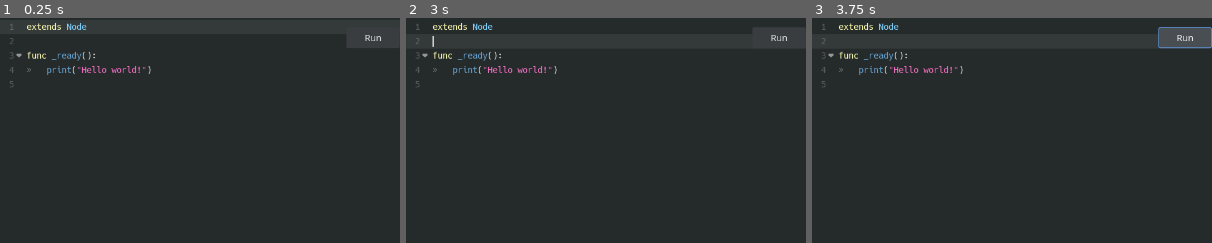
Above: before the commit, frames 1-3 (left to right).
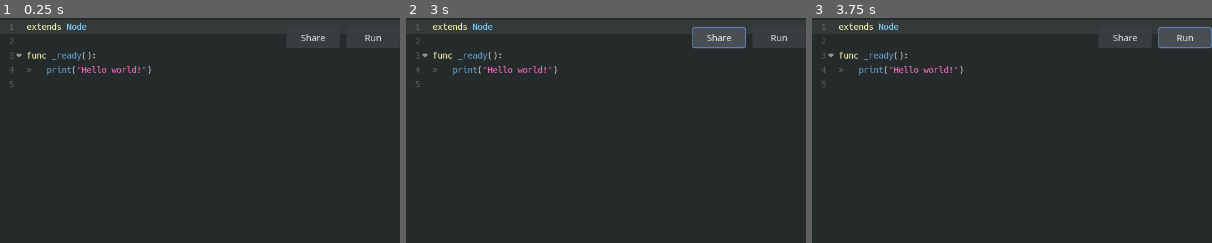
Above: after the commit, the same moments.

Repository: gdscript-online/gdscript-online.github.io
Game: Godot game, scene res://main.tscn
Two runs of this game, one before a commit and one after it. Both use one fixed random seed, a clock stepped at 60 frames per second and the inputs below.
Inputs (mouse positions are % of the whole screen's width and height, from its top left):
- Up to frame 1 (0.25 s): no input
- Up to frame 2 (3 s): click (39, 4) at 0.5 s, where only the run after the commit has a clickable "Share"; click "Run" at 1.25 s; click "Run" at 2 s; click (39, 4) at 2.75 s, where only the run after the commit has a clickable "Share"
- Up to frame 3 (3.75 s): click "Run" at 3.5 s
The pictures show only the part of the screen within x 0-50%, y 0-50%; the shares and areas given below are measured in that part.

The runs differ from the first frame. In frame 1, 0.1% of the frame differs, in the area x 75-82%, y 7-11%; in frame 2, 0.7%, in the area x 6-85%, y 4-14%; in frame 3, less than 0.1%.

Commit message:
Add a Share button (#9)

Diff:
--- a/main.tscn
+++ b/main.tscn
@@ -18,9 +18,6 @@
 anchor_bottom = 1.0
 theme = ExtResource( 4 )
 script = ExtResource( 5 )
-__meta__ = {
-"_edit_use_anchors_": false
-}
 
 [node name="HSplitContainer" type="HSplitContainer" parent="."]
 anchor_right = 1.0
@@ -71,9 +68,20 @@
 hint_tooltip = "Shortcut: Ctrl + Enter"
 text = "Run"
 script = ExtResource( 3 )
-__meta__ = {
-"_edit_use_anchors_": false
-}
+
+[node name="ShareButton" type="Button" parent="HSplitContainer/VBoxContainer/ScriptEditor"]
+anchor_left = 1.0
+anchor_right = 1.0
+margin_left = -196.0
+margin_top = 15.0
+margin_right = -111.0
+margin_bottom = 48.0
+grow_horizontal = 0
+hint_tooltip = "Shortcut: Ctrl + Enter"
+text = "Share"
+
+[node name="CopiedTimer" type="Timer" parent="HSplitContainer/VBoxContainer/ScriptEditor"]
+one_shot = true
 
 [node name="OutputPanel" type="PanelContainer" parent="HSplitContainer"]
 margin_left = 668.0
@@ -114,4 +122,7 @@
 "_edit_use_anchors_": false
 }
 
+[connection signal="text_changed" from="HSplitContainer/VBoxContainer/ScriptEditor" to="HSplitContainer/VBoxContainer/ScriptEditor" method="_on_ScriptEditor_text_changed"]
 [connection signal="pressed" from="HSplitContainer/VBoxContainer/ScriptEditor/RunButton" to="HSplitContainer/VBoxContainer/ScriptEditor" method="_run_button_pressed"]
+[connection signal="pressed" from="HSplitContainer/VBoxContainer/ScriptEditor/ShareButton" to="HSplitContainer/VBoxContainer/ScriptEditor" method="_on_ShareButton_pressed"]
+[connection signal="timeout" from="HSplitContainer/VBoxContainer/ScriptEditor/CopiedTimer" to="HSplitContainer/VBoxContainer/ScriptEditor" method="_on_CopiedTimer_timeout"]
--- a/script_editor.gd
+++ b/script_editor.gd
@@ -141,6 +141,8 @@
 # The script shim that will be inserted at the end of the user-provided script.
 var script_shim := ""
 
+# JavaScript event callback for 'hashchange'
+var _on_hashchange_callback
 
 func _ready() -> void:
 	# Add in the missing bits of syntax highlighting for GDScript.
@@ -168,6 +170,13 @@
 				end_separator = "" if print_func == "printraw" else "\\n",
 		})
 
+	# Load initial URL hash, if present
+	_try_load_url_hash_text()
+
+	# Subscribe to URL hash changes
+	if OS.has_feature('JavaScript'):
+		_on_hashchange_callback = JavaScript.create_callback(self, "_on_hashchange")
+		JavaScript.get_interface("window").addEventListener("hashchange", _on_hashchange_callback)
 
 func _run_button_pressed() -> void:
 	# Clear the Output panel.
@@ -198,7 +207,6 @@
 		get_tree().get_root().add_child(run_context)
 		# Clean up once the script is done running.
 		run_context.queue_free()
-
 
 func _gui_input(event: InputEvent) -> void:
 	if event.is_action_pressed("toggle_comment"):
@@ -212,3 +220,87 @@
 			else:
 				# Code isn't commented out at the beginning of the line. Comment it.
 				set_line(line, get_line(line).substr(1))
+
+
+func _on_ShareButton_pressed():
+	var newUrl = _set_url_hash_source(text)
+	if newUrl != null:
+		OS.clipboard = newUrl
+		$ShareButton.text = "Copied!"
+		$CopiedTimer.start()
+
+
+func _on_CopiedTimer_timeout():
+	$ShareButton.text = "Share"
+
+func _try_load_url_hash_text():
+	var query_gd = _get_url_hash_source()
+	if query_gd != null:
+		text = query_gd
+
+func _on_hashchange(_event):
+	print("Hash changed")
+	_try_load_url_hash_text()
+
+func _get_url_hash_source():
+	var param = _get_url_hash()
+	if param == null:
+		print("No hash to load")
+		return null
+
+	print("Loading hash: #%s" % param)
+
+	var base64 := _base64url_to_base64(param)
+	var raw := Marshalls.base64_to_raw(base64)
+
+	if raw.size() > 2 && raw[0] == 0x1F && raw[1] == 0x8B:
+		raw = raw.decompress_dynamic(1024 * 1024, File.COMPRESSION_GZIP)
+
+	return raw.get_string_from_utf8()
+
+func _set_url_hash_source(source: String):
+	var uncompressed := source.to_utf8()
+	var compressed := uncompressed.compress(File.COMPRESSION_GZIP)
+	var base64 = null
+
+	if compressed.size() < uncompressed.size():
+		base64 = Marshalls.raw_to_base64(compressed)
+	else:
+		base64 = Marshalls.raw_to_base64(uncompressed)
+
+	var base64url := _base64_to_base64url(base64)
+	return _set_url_hash(base64url)
+
+func _base64url_to_base64(base64url: String) -> String:
+	var base64 = base64url.replace("-", "+").replace("_", "/")
+	if base64.length() % 4 != 0:
+		base64 += "=".repeat(4 - base64.length() % 4)
+	return base64
+
+func _base64_to_base64url(base64: String) -> String:
+	return base64.replace("+", "-").replace("/", "_").rstrip("=")
+
+func _get_url_hash():
+	if OS.has_feature('JavaScript'):
+		var location = JavaScript.get_interface("location")
+		if location.hash != "":
+			return location.hash.substr(1)
+	return null
+
+func _set_url_hash(value: String):
+	if OS.has_feature('JavaScript'):
+		var location = JavaScript.get_interface("location")
+		print("Setting location.hash (\"%s\") = \"%s\"" % [location.hash, value])
+		if ((location.hash != "" && location.hash.substr(1) != value) ||
+			(location.hash == "" && value != "")):
+				var history = JavaScript.get_interface("history")
+				var url = JavaScript.create_object("URL", location)
+				url.hash = value
+				history.pushState(JavaScript.create_object("Object"), "", url)
+				print("Navigated to: %s" % url.toString())
+				return url.toString()
+	return null
+
+
+func _on_ScriptEditor_text_changed():
+	_set_url_hash("")
